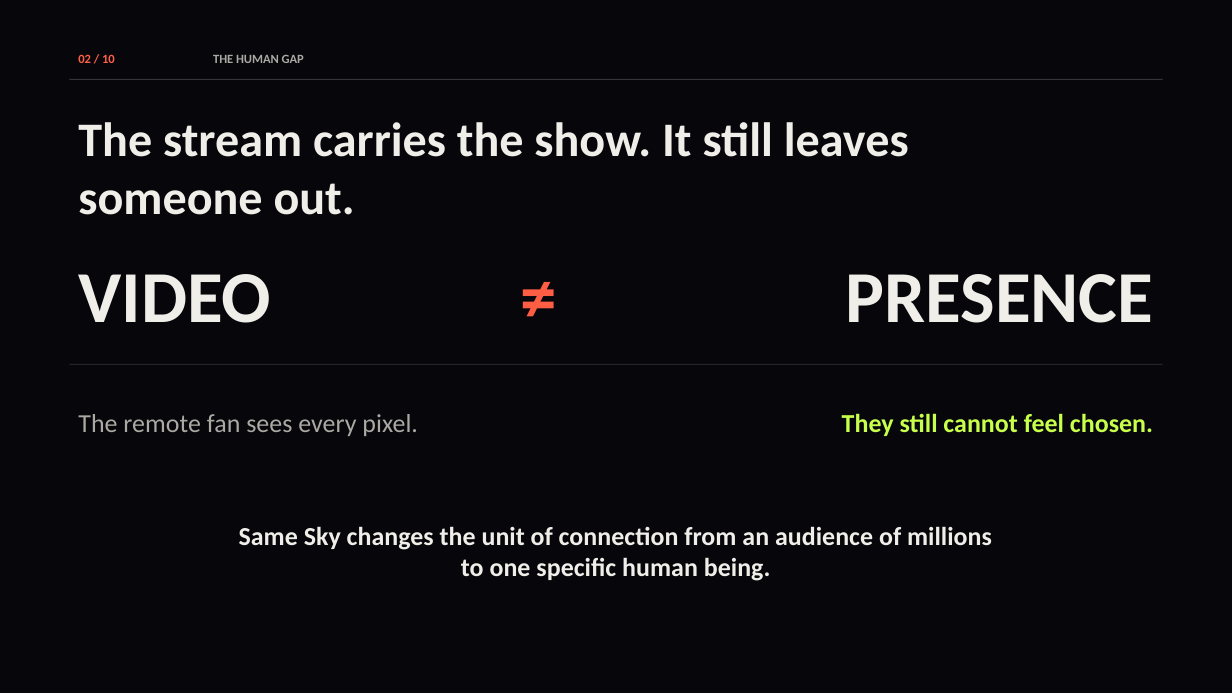
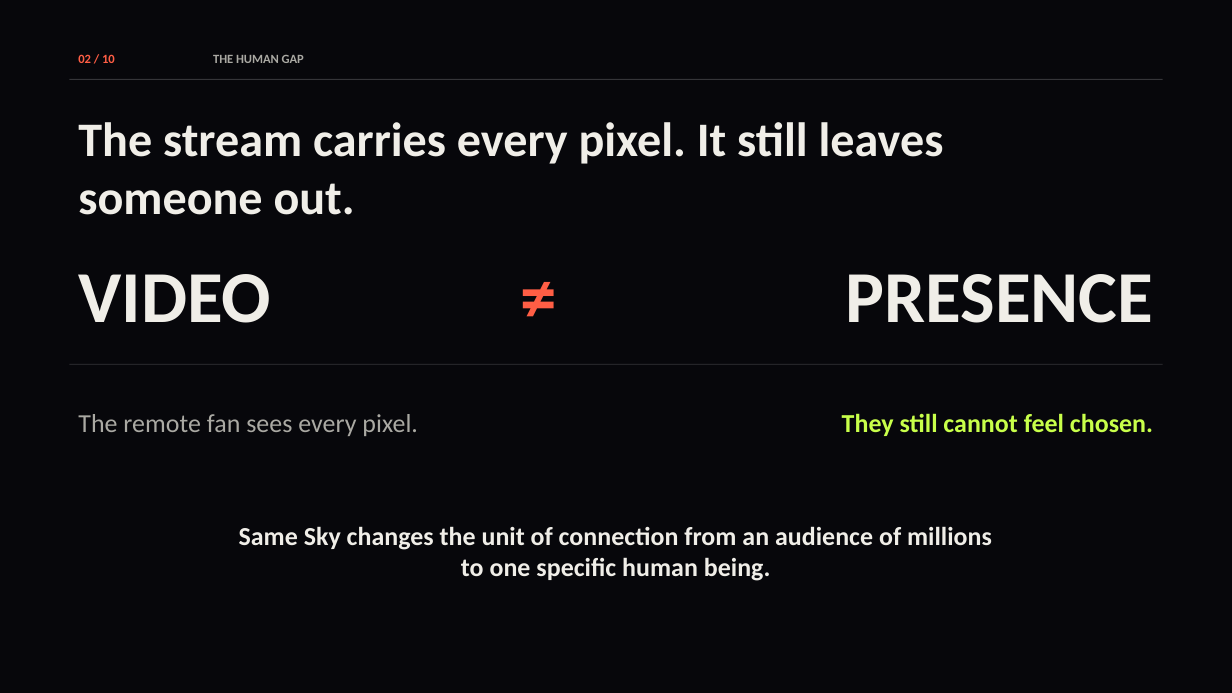
Before and after one commit to vnmoorthy/same-sky, a slide deck: slide 2 of docs/Same-Sky-Hackathon-Deck.pptx. Drawn at 1232x693 pixels with LibreOffice and Linux fonts; fonts in the diff are those of the drawing. Boxes give left, top, right and bottom in pixels: in the first picture for what was removed or moved away, otherwise in the second. Text is boxed around its words. In the diff, an @@ line names an element or a change of style, - is before the commit and + after.

```diff
--- a/docs/Same-Sky-Hackathon-Deck.pptx
+++ b/docs/Same-Sky-Hackathon-Deck.pptx
@@ text at box(78, 122, 944, 215): text changed @@
-The stream carries the show. It still leaves someone out.
+The stream carries every pixel. It still leaves someone out.
```
Also in this commit, not shown: 2 other slides changed, 6 other files.
